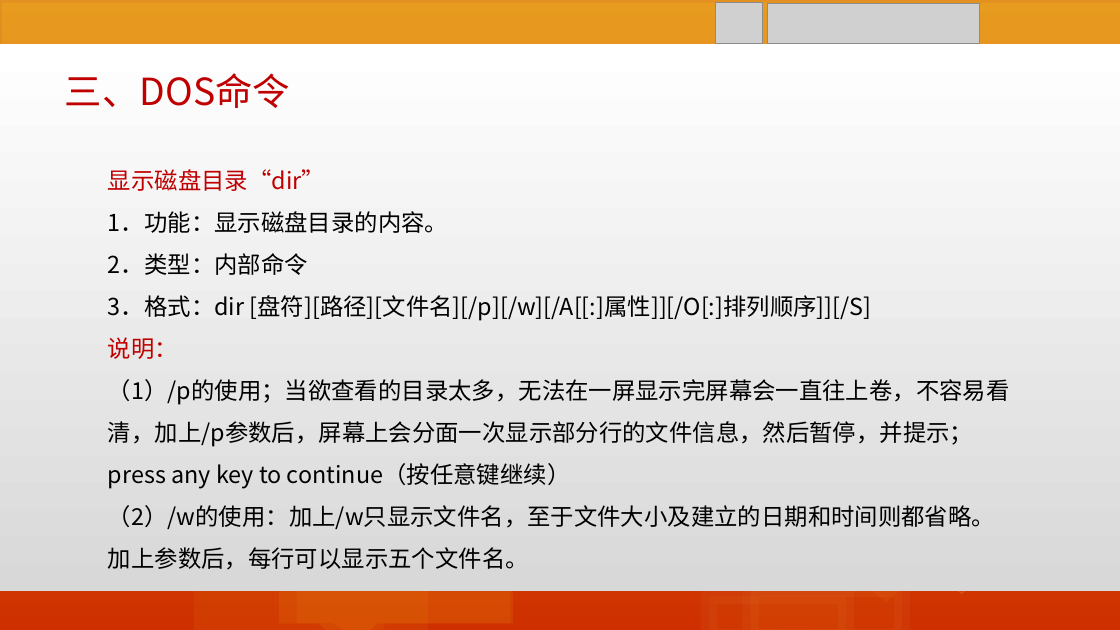
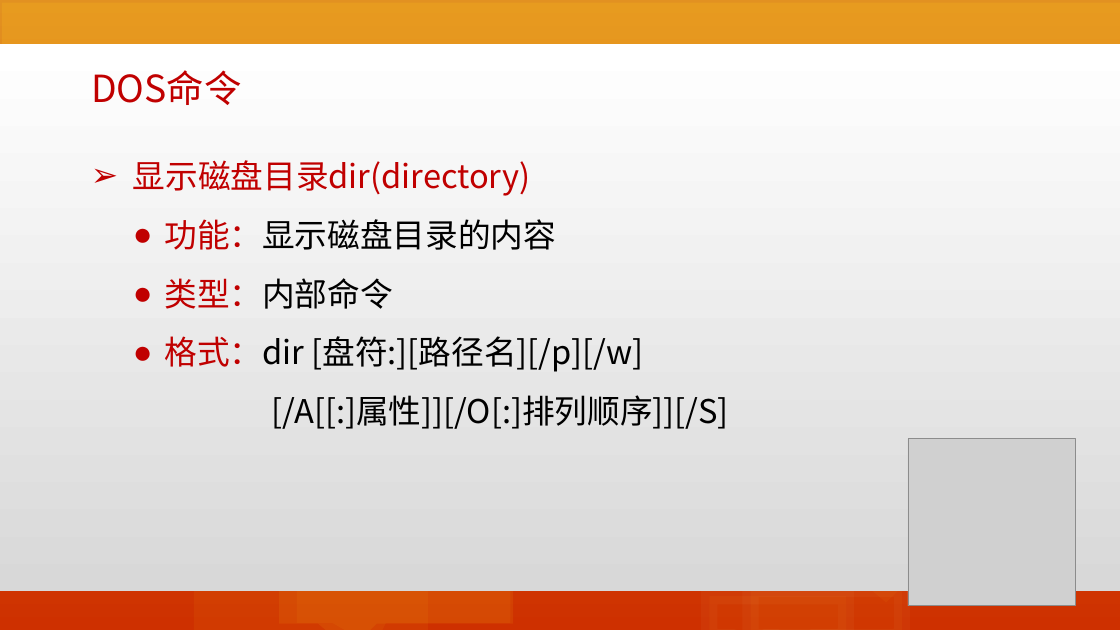
Before and after one commit to edu2act/course-informationliteracy, a slide deck: slide 23 of materials/slides/05-DOS.pptx (slide 31 before the commit). Drawn at 1120x630 pixels with LibreOffice and Linux fonts; fonts in the diff are those of the drawing; grey boxes stand for pictures. Boxes give left, top, right and bottom in pixels: in the first picture for what was removed or moved away, otherwise in the second. Text is boxed around its words. In the diff, an @@ line names an element or a change of style, - is before the commit and + after.

```diff
--- a/materials/slides/05-DOS.pptx
+++ b/materials/slides/05-DOS.pptx
@@ picture removed at <box>716,3,763,44</box> @@
@@ picture removed at <box>767,3,980,44</box> @@
@@ text at <box>91,70,241,105</box>: text changed @@
-三、DOS命令
+DOS命令
@@ text at <box>133,160,729,429</box>: text changed; size 20 to 28 pt @@
-显示磁盘目录“dir”
-1．功能：显示磁盘目录的内容。
-2．类型：内部命令
-3．格式：dir [盘符][路径][文件名][/p][/w][/A[[:]属性]][/O[:]排列顺序]][/S]
-说明：
-（1）/p的使用；当欲查看的目录太多，无法在一屏显示完屏幕会一直往上卷，不容易看清，加上/p参数后，屏幕上会分面一次显示部分行的文件信息，然后暂停，并提示；press any key to continue（按任意键继续）
-（2）/w的使用：加上/w只显示文件名，至于文件大小及建立的日期和时间则都省略。加上参数后，每行可以显示五个文件名。
+➢ 显示磁盘目录dir(directory)
+  ● 功能：显示磁盘目录的内容
+  ● 类型：内部命令
+  ● 格式：dir [盘符:][路径名][/p][/w]
+  [/A[[:]属性]][/O[:]排列顺序]][/S]
@@ picture added at <box>908,439,1075,606</box> @@
@@ speech box removed at <box>918,453,1009,521</box> @@
@@ speech box removed at <box>934,516,1025,584</box> @@
```
Also in this commit, not shown: 35 other slides changed, 12 slides removed, 40 other files.
